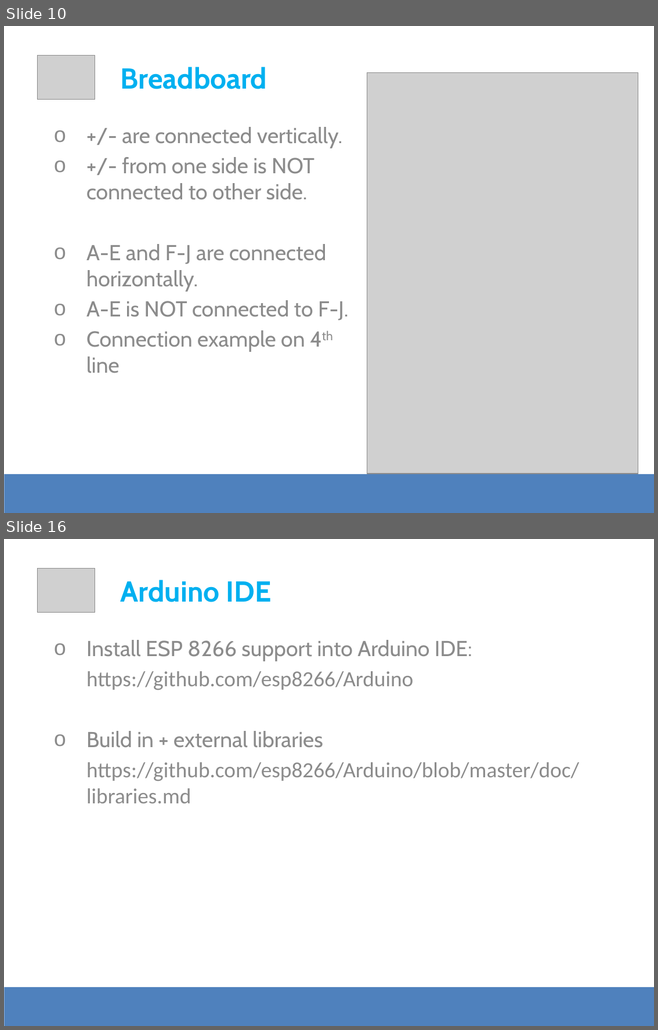
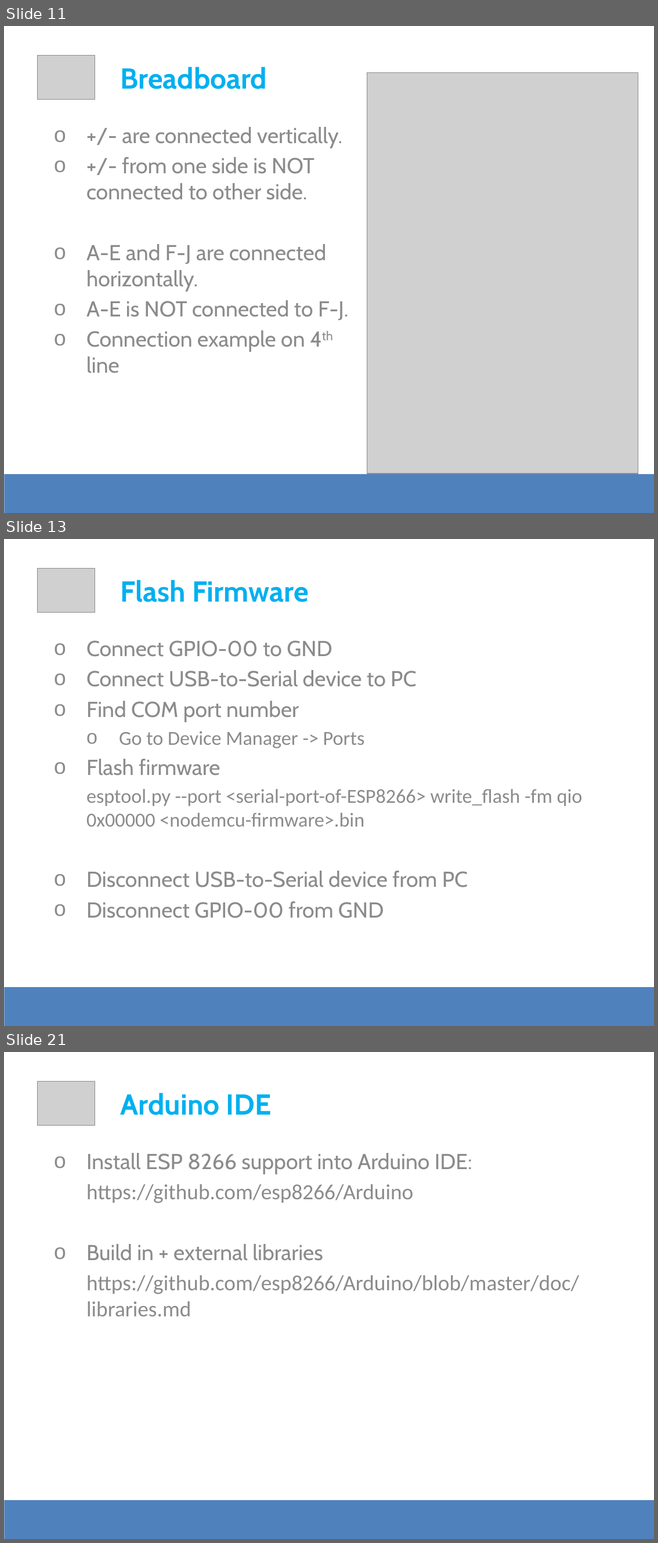
Before and after one commit to apolo-11/es-workshop-esp8266, a slide deck: DevSession - ESP8266.pptx. Shown one above the other, each under a label of ours: slides 10 and 16 before the commit, slides 11, 13 and 21 after it; the slides between them are not shown. The pictures are 658x1030 and 658x1543 pixels, drawn with LibreOffice and Linux fonts; fonts in the diff are those of the drawing; grey boxes stand for pictures. Boxes give left, top, right and bottom in pixels: in the first picture for what was removed or moved away, otherwise in the second. Text is boxed around its words. In the diff, an @@ line names an element or a change of style, - is before the commit and + after.

```diff
--- a/DevSession - ESP8266.pptx
+++ b/DevSession - ESP8266.pptx
@@ slide 13 added at box(4, 539, 654, 1026), background #FFFFFF @@
@@ picture added at box(37, 568, 95, 613) @@
@@ text added at box(121, 580, 308, 602), 32 pt, text #00B0F0, bold @@
+Flash Firmware
@@ text added at box(86, 641, 582, 918), 24 pt, text #8C8C8C @@
+o Connect GPIO-00 to GND
+o Connect USB-to-Serial device to PC
+o Find COM port number
+  o Go to Device Manager -> Ports
+o Flash firmware
+  esptool.py --port <serial-port-of-ESP8266> write_flash -fm qio 0x00000 <nodemcu-firmware>.bin
+o Disconnect USB-to-Serial device from PC
+o Disconnect GPIO-00 from GND
@@ rectangle added at box(4, 987, 654, 1026), fill #4F81BD @@
@@ what was slide 10 is now slide 11 @@
@@ what was slide 16 is now slide 21 @@
```
Also in this commit, not shown: 3 slides changed, 9 other slides added, 4 slides removed, 3 other files.
